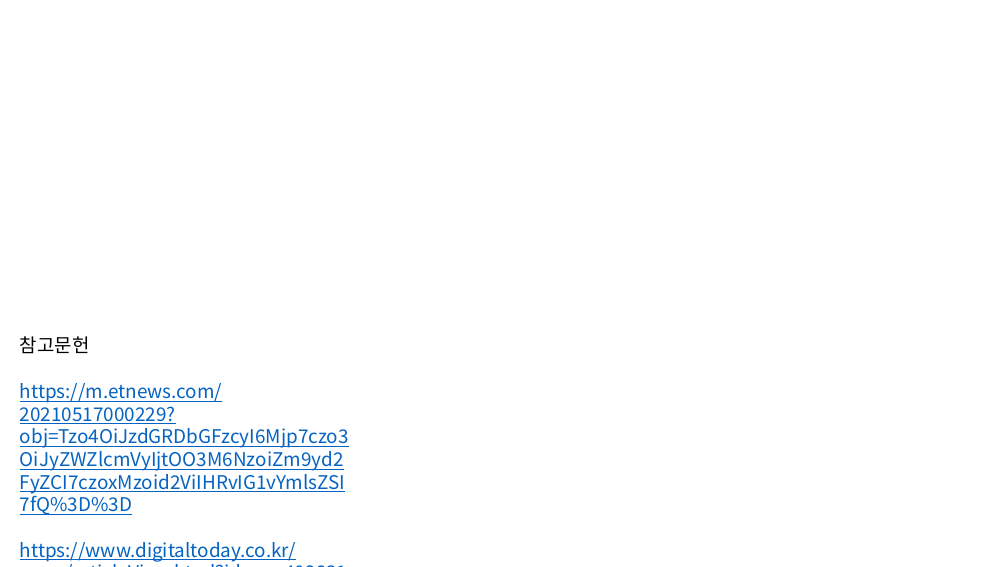
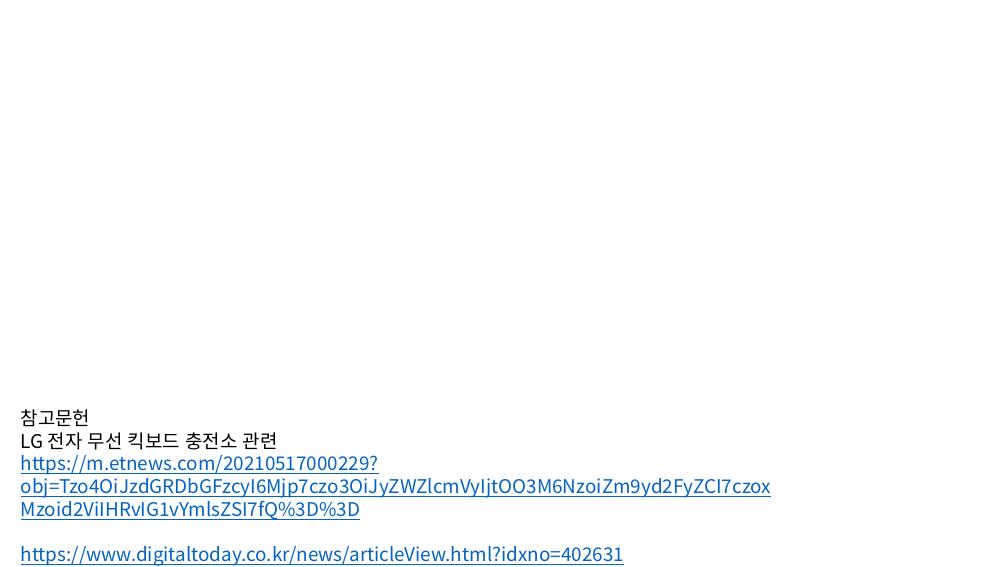
Before and after one commit to bumiilove/2021_embedded_system_201720941_, a slide deck: slide 3 of 최종설계프로젝트/발표자료 셋업/server matrix control.pptx. Drawn at 1008x567 pixels with LibreOffice and Linux fonts; fonts in the diff are those of the drawing. Boxes give left, top, right and bottom in pixels: in the first picture for what was removed or moved away, otherwise in the second. Text is boxed around its words. In the diff, an @@ line names an element or a change of style, - is before the commit and + after.

```diff
--- a/최종설계프로젝트/발표자료 셋업/server matrix control.pptx
+++ b/최종설계프로젝트/발표자료 셋업/server matrix control.pptx
@@ text "참고문헌": place and size @@
-text "참고문헌" at (20,336,349,562)
+text "참고문헌" at (21,409,772,566)
@@ text at (21,432,278,450): paragraph added @@
+LG 전자 무선 킥보드 충전소 관련
```
Also in this commit, not shown: 1 slide added, 4 other files.
